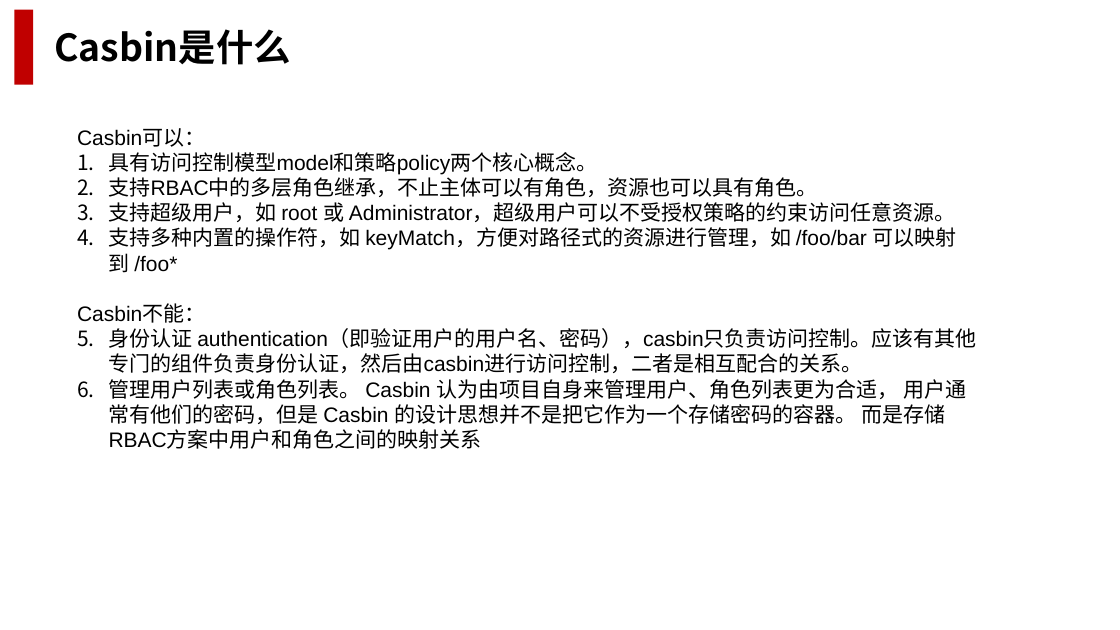
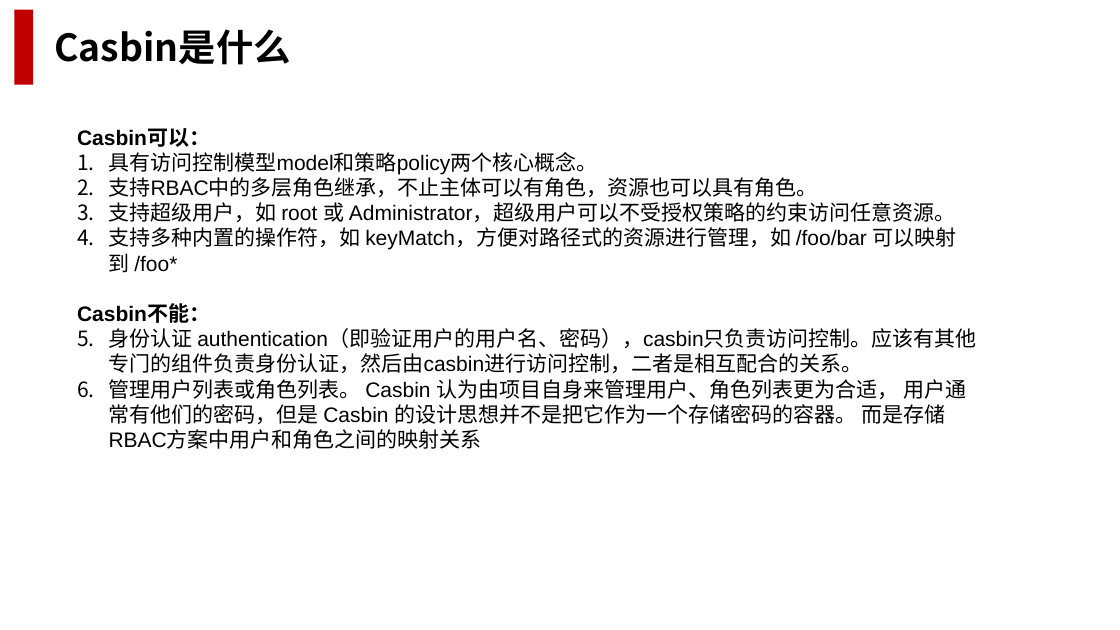
Before and after one commit to marvinang/learn_rust, a slide deck: slide 12 of casbin.pptx. Drawn at 1120x630 pixels with LibreOffice and Linux fonts; fonts in the diff are those of the drawing; background and template pictures are left out. Boxes give left, top, right and bottom in pixels: in the first picture for what was removed or moved away, otherwise in the second. Text is boxed around its words. In the diff, an @@ line names an element or a change of style, - is before the commit and + after.

```diff
--- a/casbin.pptx
+++ b/casbin.pptx
@@ text at bbox=[77, 128, 210, 323]: bold on in "Casbin可以：", "Casbin不能：" @@
```
Also in this commit, not shown: 12 other slides changed, 2 slides added.
